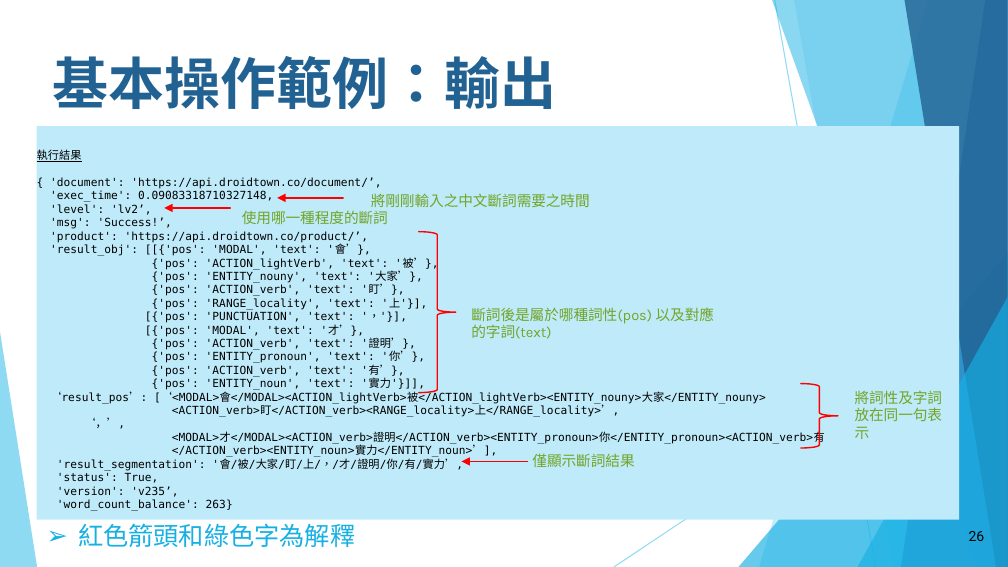
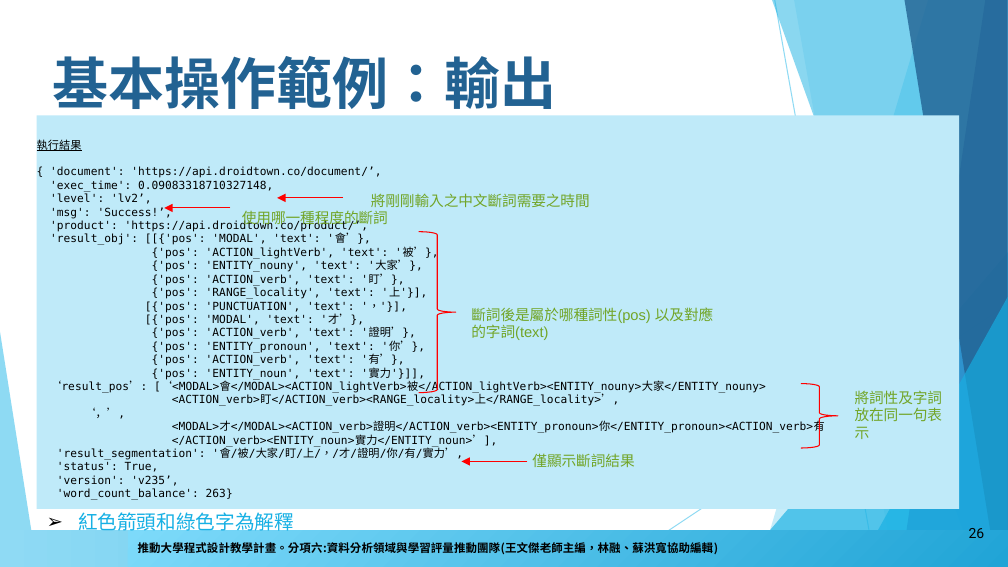
Before and after one commit to howardsukuan/textual-data-analysis-python, a slide deck: slide 26 of week01/文本分析與程式設計Week01.pptx. Drawn at 1008x567 pixels with LibreOffice and Linux fonts; fonts in the diff are those of the drawing; background and template pictures are left out. Boxes give left, top, right and bottom in pixels: in the first picture for what was removed or moved away, otherwise in the second. Text is boxed around its words. In the diff, an @@ line names an element or a change of style, - is before the commit and + after.

Commit message:
week2 assignment update; powerpoint layout update

```diff
--- a/week01/文本分析與程式設計Week01.pptx
+++ b/week01/文本分析與程式設計Week01.pptx
@@ freeform shape at [772,0,1008,566]: fill #17B0E4 at 50% opacity to #16B0E3 at 50% opacity @@
@@ rectangle "執行結果": place and size @@
-rectangle "執行結果" at [36,126,959,519]
+rectangle "執行結果" at [36,116,959,509]
@@ arrow (230, 208) - (164, 208): stroke #FF0000 1 pt to #FF0000 0.75 pt @@
@@ right brace at [418,232,456,393]: outline #FF0000 1 pt to #FF0000 0.75 pt @@
@@ triangle at [739,252,1008,566]: fill #17B0E4 at 66% opacity to #16B0E3 at 66% opacity @@
@@ triangle at [858,296,1008,566]: fill #17B0E4 at 66% opacity to #16B0E3 at 66% opacity @@
@@ font Karla to Arial in 3 elements at [371,193,590,207], [242,211,388,227], [471,307,713,340] @@
@@ right brace at [800,384,838,449]: outline #FF0000 1 pt to #FF0000 0.75 pt @@
@@ text "紅色箭頭和綠色字為解釋": place and size @@
-text "紅色箭頭和綠色字為解釋" at [78,523,355,547]
+text "紅色箭頭和綠色字為解釋" at [78,509,294,535]
@@ text "紅色箭頭和綠色字為解釋" at [78,509,294,535]: size 18 to 14 pt, font Karla to Arial @@
@@ rectangle added at [0,529,934,566], fill gradient #8FDAF4 to #53C5EB to #29B6E6 to #1B98CC @@
@@ rectangle added at [128,530,1008,565], fill gradient #20A4D6 to #7EDBFB, 8.2 pt, text #000000, bold @@
+推動大學程式設計教學計畫。分項六:資料分析領域與學習評量推動團隊(王文傑老師主編，林融、蘇洪寬協助編輯)
```
Also in this commit, not shown: 54 other slides changed, 10 other files.
